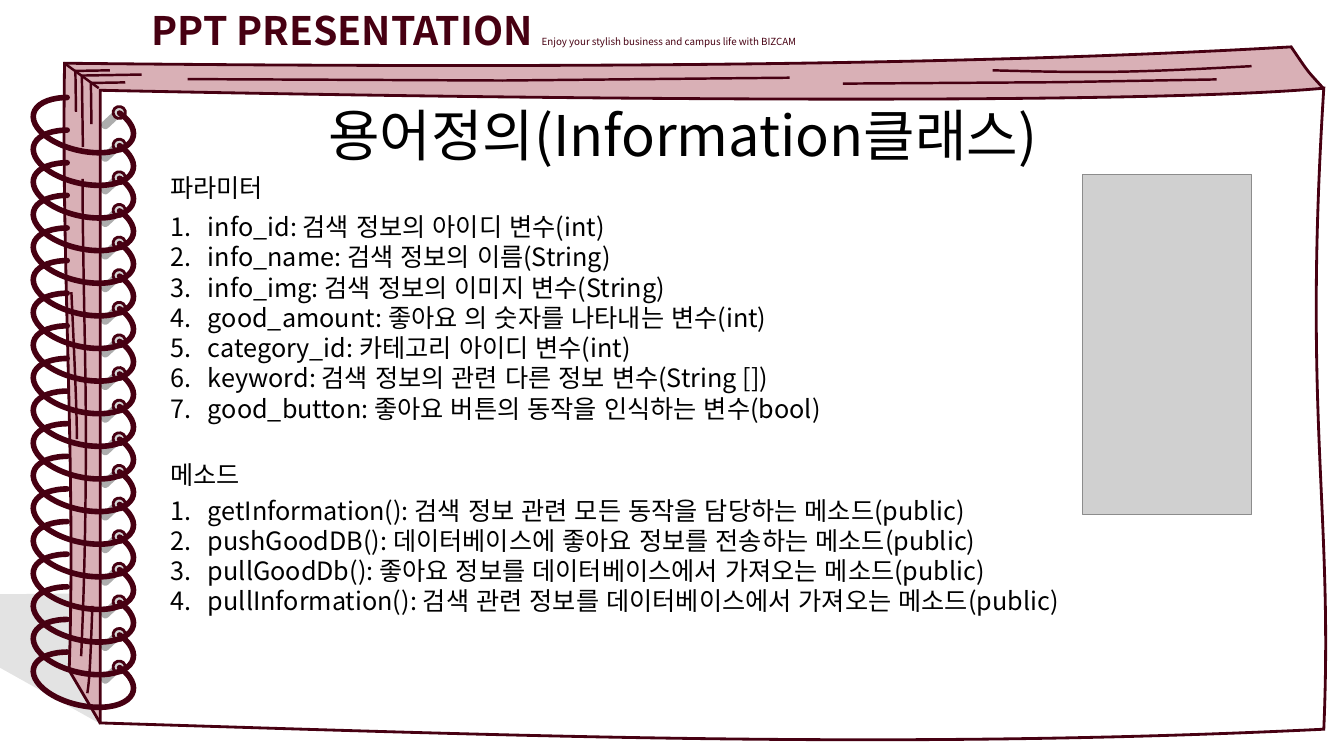
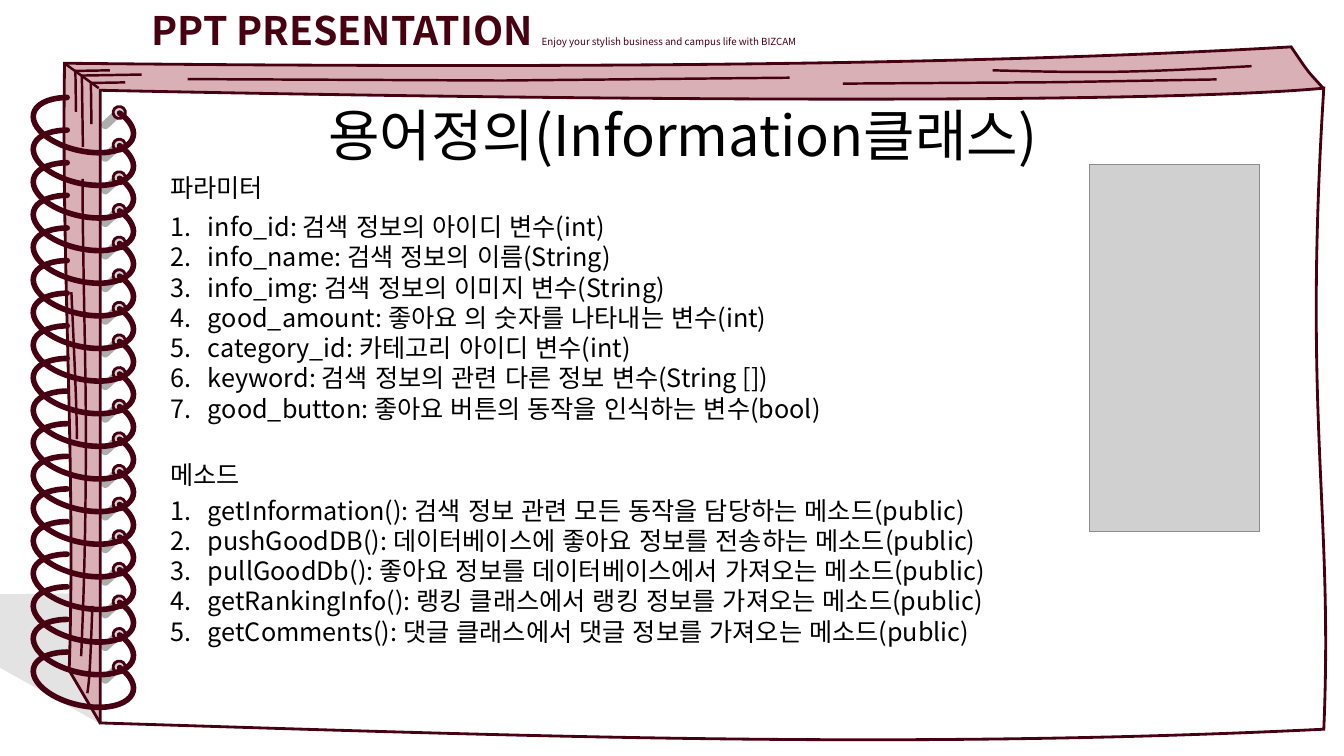
Before and after one commit to What-The-Pork/meeting-log, a slide deck: slide 6 of 클래스다이어그램/구현명세서(A조).pptx. Drawn at 1344x756 pixels with LibreOffice and Linux fonts; fonts in the diff are those of the drawing; grey boxes stand for pictures. Boxes give left, top, right and bottom in pixels: in the first picture for what was removed or moved away, otherwise in the second. Text is boxed around its words. In the diff, an @@ line names an element or a change of style, - is before the commit and + after.

Commit message:
클래스다이어그램

```diff
--- a/클래스다이어그램/구현명세서(A조).pptx
+++ b/클래스다이어그램/구현명세서(A조).pptx
@@ picture: place and size @@
-picture at box(1083, 174, 1252, 514)
+picture at box(1090, 164, 1260, 532)
@@ text at box(208, 585, 983, 647): text changed @@
-4. pullInformation(): 검색 관련 정보를 데이터베이스에서 가져오는 메소드(public)
+4. getRankingInfo(): 랭킹 클래스에서 랭킹 정보를 가져오는 메소드(public)
+5. getComments(): 댓글 클래스에서 댓글 정보를 가져오는 메소드(public)
```
Also in this commit, not shown: 3 other slides changed, 2 other files.
